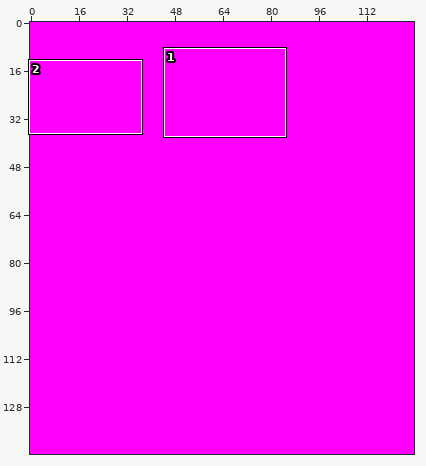
Two states of a sprite sheet, tools/porytiles/raw/secondary/SSPathfinder_CabinBathroom/bottom.png. The picture above shows the old version from afar; the outline marks the close-up.
Close-up. Earlier state:
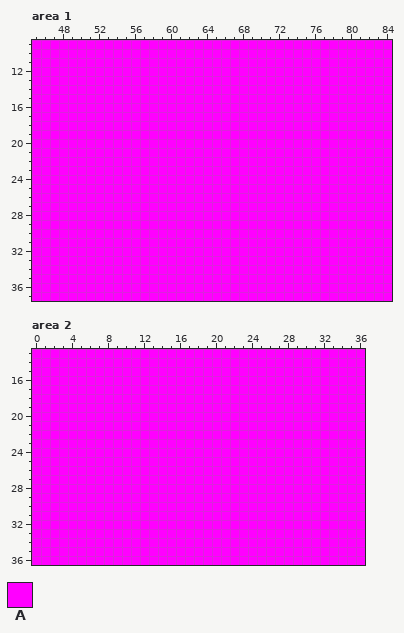
The file is 128x144 pixels. Shown: area 1: x 45..84, y 9..37; area 2: x 0..36, y 13..36.
Palette (. is transparent): A #ff00ff
Pixels before, area 1, first column x 45:
 9 AAAAAAAAAAAAAAAAAAAAAAAAAAAAAAAAAAAAAAAA
10 AAAAAAAAAAAAAAAAAAAAAAAAAAAAAAAAAAAAAAAA
11 AAAAAAAAAAAAAAAAAAAAAAAAAAAAAAAAAAAAAAAA
12 AAAAAAAAAAAAAAAAAAAAAAAAAAAAAAAAAAAAAAAA
13 AAAAAAAAAAAAAAAAAAAAAAAAAAAAAAAAAAAAAAAA
14 AAAAAAAAAAAAAAAAAAAAAAAAAAAAAAAAAAAAAAAA
15 AAAAAAAAAAAAAAAAAAAAAAAAAAAAAAAAAAAAAAAA
16 AAAAAAAAAAAAAAAAAAAAAAAAAAAAAAAAAAAAAAAA
17 AAAAAAAAAAAAAAAAAAAAAAAAAAAAAAAAAAAAAAAA
18 AAAAAAAAAAAAAAAAAAAAAAAAAAAAAAAAAAAAAAAA
19 AAAAAAAAAAAAAAAAAAAAAAAAAAAAAAAAAAAAAAAA
20 AAAAAAAAAAAAAAAAAAAAAAAAAAAAAAAAAAAAAAAA
21 AAAAAAAAAAAAAAAAAAAAAAAAAAAAAAAAAAAAAAAA
22 AAAAAAAAAAAAAAAAAAAAAAAAAAAAAAAAAAAAAAAA
23 AAAAAAAAAAAAAAAAAAAAAAAAAAAAAAAAAAAAAAAA
24 AAAAAAAAAAAAAAAAAAAAAAAAAAAAAAAAAAAAAAAA
25 AAAAAAAAAAAAAAAAAAAAAAAAAAAAAAAAAAAAAAAA
26 AAAAAAAAAAAAAAAAAAAAAAAAAAAAAAAAAAAAAAAA
27 AAAAAAAAAAAAAAAAAAAAAAAAAAAAAAAAAAAAAAAA
28 AAAAAAAAAAAAAAAAAAAAAAAAAAAAAAAAAAAAAAAA
29 AAAAAAAAAAAAAAAAAAAAAAAAAAAAAAAAAAAAAAAA
30 AAAAAAAAAAAAAAAAAAAAAAAAAAAAAAAAAAAAAAAA
31 AAAAAAAAAAAAAAAAAAAAAAAAAAAAAAAAAAAAAAAA
32 AAAAAAAAAAAAAAAAAAAAAAAAAAAAAAAAAAAAAAAA
33 AAAAAAAAAAAAAAAAAAAAAAAAAAAAAAAAAAAAAAAA
34 AAAAAAAAAAAAAAAAAAAAAAAAAAAAAAAAAAAAAAAA
35 AAAAAAAAAAAAAAAAAAAAAAAAAAAAAAAAAAAAAAAA
36 AAAAAAAAAAAAAAAAAAAAAAAAAAAAAAAAAAAAAAAA
37 AAAAAAAAAAAAAAAAAAAAAAAAAAAAAAAAAAAAAAAA
Pixels before, area 2, first column x 0:
13 AAAAAAAAAAAAAAAAAAAAAAAAAAAAAAAAAAAAA
14 AAAAAAAAAAAAAAAAAAAAAAAAAAAAAAAAAAAAA
15 AAAAAAAAAAAAAAAAAAAAAAAAAAAAAAAAAAAAA
16 AAAAAAAAAAAAAAAAAAAAAAAAAAAAAAAAAAAAA
17 AAAAAAAAAAAAAAAAAAAAAAAAAAAAAAAAAAAAA
18 AAAAAAAAAAAAAAAAAAAAAAAAAAAAAAAAAAAAA
19 AAAAAAAAAAAAAAAAAAAAAAAAAAAAAAAAAAAAA
20 AAAAAAAAAAAAAAAAAAAAAAAAAAAAAAAAAAAAA
21 AAAAAAAAAAAAAAAAAAAAAAAAAAAAAAAAAAAAA
22 AAAAAAAAAAAAAAAAAAAAAAAAAAAAAAAAAAAAA
23 AAAAAAAAAAAAAAAAAAAAAAAAAAAAAAAAAAAAA
24 AAAAAAAAAAAAAAAAAAAAAAAAAAAAAAAAAAAAA
25 AAAAAAAAAAAAAAAAAAAAAAAAAAAAAAAAAAAAA
26 AAAAAAAAAAAAAAAAAAAAAAAAAAAAAAAAAAAAA
27 AAAAAAAAAAAAAAAAAAAAAAAAAAAAAAAAAAAAA
28 AAAAAAAAAAAAAAAAAAAAAAAAAAAAAAAAAAAAA
29 AAAAAAAAAAAAAAAAAAAAAAAAAAAAAAAAAAAAA
30 AAAAAAAAAAAAAAAAAAAAAAAAAAAAAAAAAAAAA
31 AAAAAAAAAAAAAAAAAAAAAAAAAAAAAAAAAAAAA
32 AAAAAAAAAAAAAAAAAAAAAAAAAAAAAAAAAAAAA
33 AAAAAAAAAAAAAAAAAAAAAAAAAAAAAAAAAAAAA
34 AAAAAAAAAAAAAAAAAAAAAAAAAAAAAAAAAAAAA
35 AAAAAAAAAAAAAAAAAAAAAAAAAAAAAAAAAAAAA
36 AAAAAAAAAAAAAAAAAAAAAAAAAAAAAAAAAAAAA
The result:
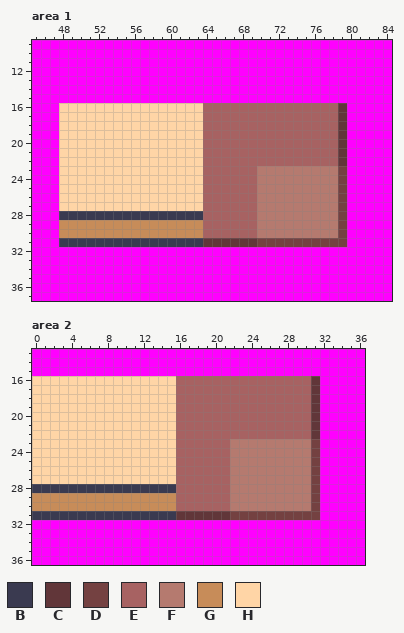
Colours new in this view: B #3a3a50  C #613639  D #744141  E #a76262  F #b57a6f  G #c78c59  H #ffd5a6
What changed:
Changed rows in their new state; - is an unchanged pixel.
Area 1:
first column x 48:
16 HHHHHHHHHHHHHHHHEEEEEEEEEEEEEEEC
17 HHHHHHHHHHHHHHHHEEEEEEEEEEEEEEEC
18 HHHHHHHHHHHHHHHHEEEEEEEEEEEEEEEC
19 HHHHHHHHHHHHHHHHEEEEEEEEEEEEEEEC
20 HHHHHHHHHHHHHHHHEEEEEEEEEEEEEEEC
21 HHHHHHHHHHHHHHHHEEEEEEEEEEEEEEEC
22 HHHHHHHHHHHHHHHHEEEEEEEEEEEEEEEC
23 HHHHHHHHHHHHHHHHEEEEEEFFFFFFFFFD
24 HHHHHHHHHHHHHHHHEEEEEEFFFFFFFFFD
25 HHHHHHHHHHHHHHHHEEEEEEFFFFFFFFFD
26 HHHHHHHHHHHHHHHHEEEEEEFFFFFFFFFD
27 HHHHHHHHHHHHHHHHEEEEEEFFFFFFFFFD
28 BBBBBBBBBBBBBBBBEEEEEEFFFFFFFFFD
29 GGGGGGGGGGGGGGGGEEEEEEFFFFFFFFFD
30 GGGGGGGGGGGGGGGGEEEEEEFFFFFFFFFD
31 BBBBBBBBBBBBBBBBCCCCCCDDDDDDDDDD
Area 2:
first column x 0:
16 HHHHHHHHHHHHHHHHEEEEEEEEEEEEEEEC
17 HHHHHHHHHHHHHHHHEEEEEEEEEEEEEEEC
18 HHHHHHHHHHHHHHHHEEEEEEEEEEEEEEEC
19 HHHHHHHHHHHHHHHHEEEEEEEEEEEEEEEC
20 HHHHHHHHHHHHHHHHEEEEEEEEEEEEEEEC
21 HHHHHHHHHHHHHHHHEEEEEEEEEEEEEEEC
22 HHHHHHHHHHHHHHHHEEEEEEEEEEEEEEEC
23 HHHHHHHHHHHHHHHHEEEEEEFFFFFFFFFD
24 HHHHHHHHHHHHHHHHEEEEEEFFFFFFFFFD
25 HHHHHHHHHHHHHHHHEEEEEEFFFFFFFFFD
26 HHHHHHHHHHHHHHHHEEEEEEFFFFFFFFFD
27 HHHHHHHHHHHHHHHHEEEEEEFFFFFFFFFD
28 BBBBBBBBBBBBBBBBEEEEEEFFFFFFFFFD
29 GGGGGGGGGGGGGGGGEEEEEEFFFFFFFFFD
30 GGGGGGGGGGGGGGGGEEEEEEFFFFFFFFFD
31 BBBBBBBBBBBBBBBBCCCCCCDDDDDDDDDD
Pixel boxes of the changes (left, top, right, bottom) in both close-ups:
changed: (59, 103, 347, 247)
changed: (32, 376, 320, 520)
